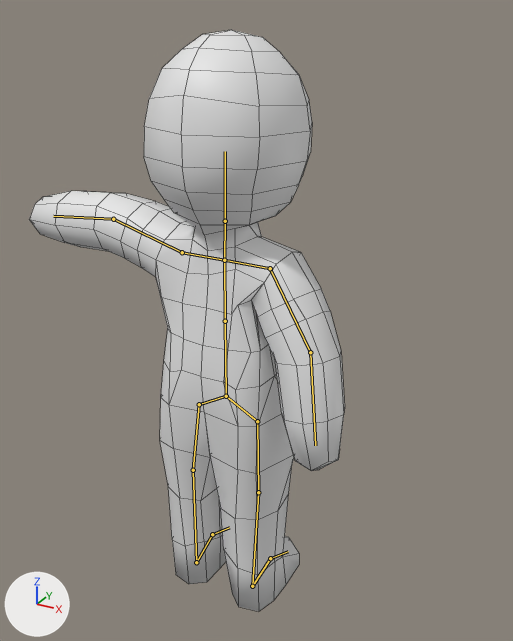
An edit to the Blender file Assets/Resources/Models/Angel.blend, drawn before and after from the same camera.
One viewpoint serves both versions: a camera (50 mm lens) standing at (5.39, -8.76, 9.77) and looking at (0.27, 0.55, 5.11). Arrows for +X, +Y and +Z are at lower left; the lights stay in place. Both versions are drawn at the pose saved in each file; the numbers are the values there. The bones that bend it are drawn over the model as lines. Mesh edges are drawn as thin lines.

Objects in the first picture: 'Body'.
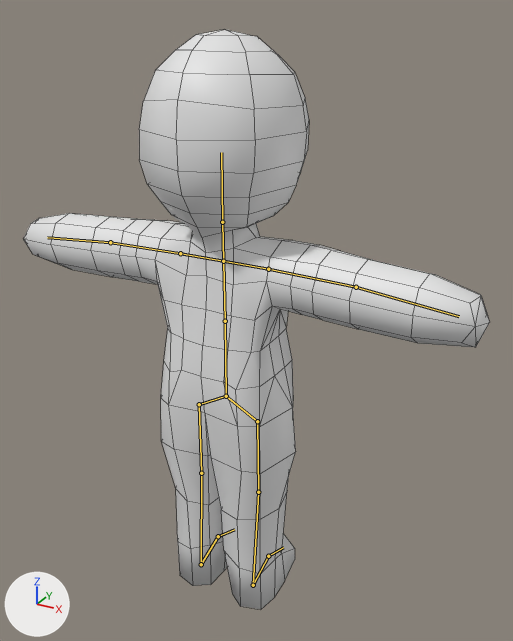
Pixel boxes (x1, y1, x2, y2) of what changed, in the pictures (513 x 641 px):
'Body', posed (48% wider)
    before: (29, 30, 345, 611)
    after: (23, 29, 490, 609)
bone 'Bone', root to tip
    before: (225, 321) to (224, 260)
    after: (225, 321) to (223, 261)
bone 'Bone.002.R', root to tip
    before: (182, 252) to (113, 219)
    after: (180, 253) to (110, 242)
bone 'Bone.003.R', root to tip
    before: (113, 219) to (53, 216)
    after: (110, 242) to (47, 237)
bone 'Bone.002', root to tip
    before: (270, 268) to (310, 352)
    after: (268, 269) to (356, 287)
bone 'Bone.003', root to tip
    before: (310, 352) to (315, 445)
    after: (356, 287) to (459, 316)
bone 'Bone.006.R', root to tip
    before: (199, 404) to (193, 470)
    after: (199, 404) to (201, 473)
bone 'Bone.007.R', root to tip
    before: (193, 470) to (196, 562)
    after: (201, 473) to (201, 564)

What the commit changed:
Bone 'Bone' (bone_bone) turns from (0, 0, -2) to (0, 0, 0) degrees about its own x, y and z.
Bone 'Bone.002.R' (bone_bone_002_r) turns from (-16, -11, 4) to (0, 0, 0) degrees about its own x, y and z.
Bone 'Bone.003.R' (bone_bone_003_r) turns from (17, 2, -1) to (0, 0, 0) degrees about its own x, y and z.
Bone 'Bone.002' (bone_bone_002) turns from (54, -5, 3) to (0, 0, 0) degrees about its own x, y and z.
Bone 'Bone.003' (bone_bone_003) turns from (21, -2, 0) to (0, 0, 0) degrees about its own x, y and z.
Bone 'Bone.006.R' (bone_bone_006_r) turns from (7, -7, -1) to (0, 0, 0) degrees about its own x, y and z.
Bone 'Bone.007.R' (bone_bone_007_r) turns from (-9, 6, 0) to (0, 0, 0) degrees about its own x, y and z.
Bone 'Bone.006' (bone_bone_006) turns from (0, 5, 1) to (0, 0, 0) degrees about its own x, y and z.
